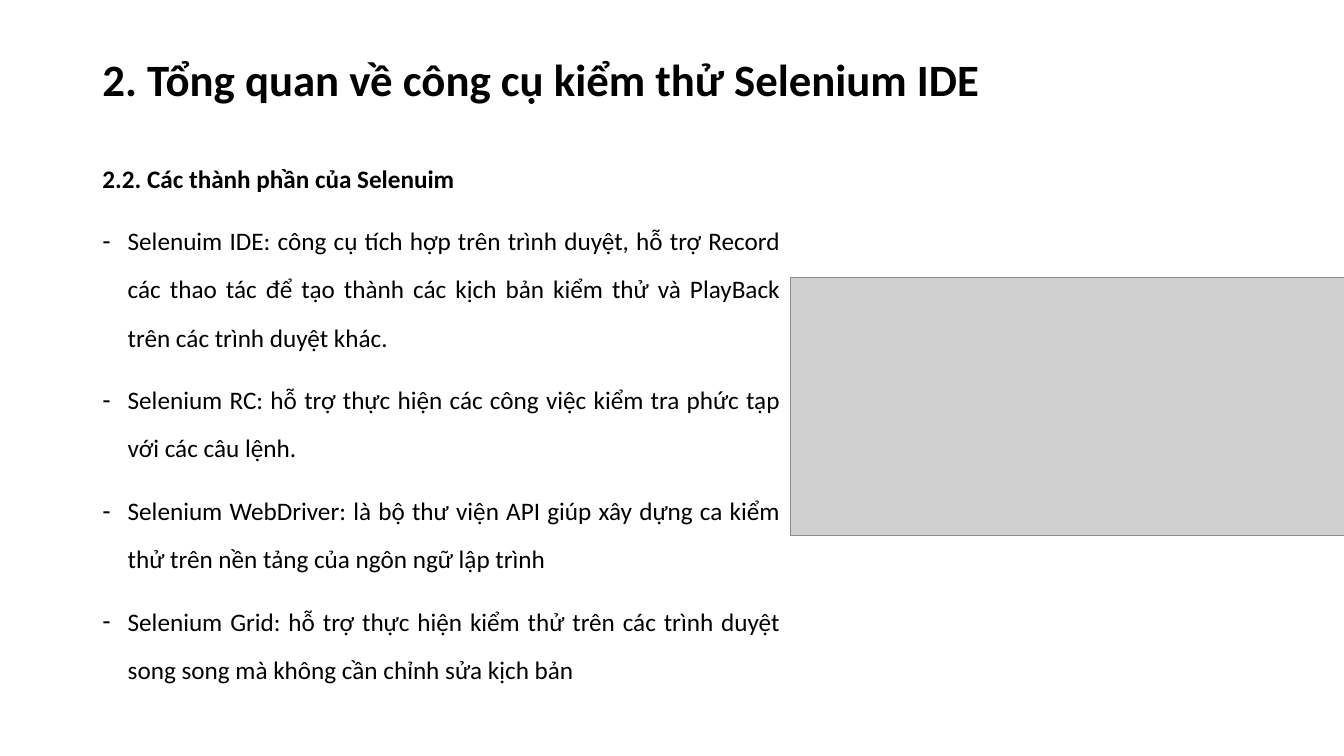
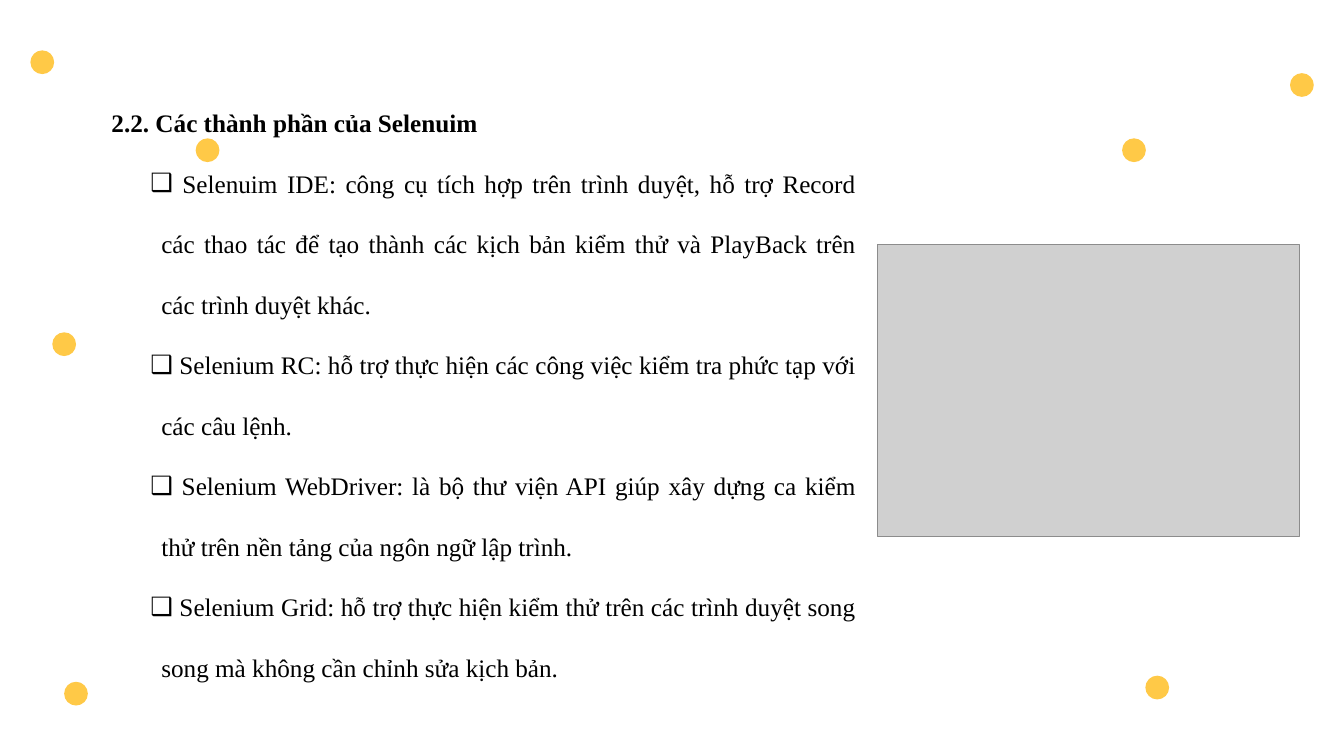
Before and after one commit to HoangNamBN/Tester, a slide deck: slide 6 of silde/SeleniumIDE.pptx (slide 5 before the commit). Drawn at 1344x756 pixels with LibreOffice and Linux fonts; fonts in the diff are those of the drawing; grey boxes stand for pictures. Boxes give left, top, right and bottom in pixels: in the first picture for what was removed or moved away, otherwise in the second. Text is boxed around its words. In the diff, an @@ line names an element or a change of style, - is before the commit and + after.

```diff
--- a/silde/SeleniumIDE.pptx
+++ b/silde/SeleniumIDE.pptx
@@ freeform shape added at (x1=29, y1=49, x2=54, y2=75), fill #FFC947 @@
@@ text "2.2. Các thành phần của ..." moved from (x1=102, y1=169, x2=780, y2=684) to (x1=111, y1=113, x2=856, y2=683) @@
@@ title removed at (x1=102, y1=61, x2=979, y2=104) @@
-2. Tổng quan về công cụ kiểm thử Selenium IDE
@@ freeform shape added at (x1=1290, y1=73, x2=1315, y2=98), fill #FFC947 @@
@@ text at (x1=111, y1=113, x2=856, y2=439): font Calibri to Times New Roman in "2.2. Các thành phần của Selenuim", "Selenuim IDE: công cụ tích hợp trên ...", "Selenium RC: hỗ trợ thực hiện các ..."; line spacing 1.6 to 2; less space between paragraphs; bullet - to ❑; list level 1 to 2 in "Selenuim IDE: công cụ tích ..."; list level 1 to 2 in "Selenium RC: hỗ trợ thực ..." @@
@@ freeform shape added at (x1=195, y1=137, x2=220, y2=162), fill #FFC947 @@
@@ freeform shape added at (x1=1121, y1=137, x2=1146, y2=162), fill #FFC947 @@
@@ picture resized from (x1=790, y1=277, x2=1344, y2=535) to (x1=878, y1=245, x2=1300, y2=536) @@
@@ freeform shape added at (x1=51, y1=332, x2=77, y2=357), fill #FFC947 @@
@@ text at (x1=161, y1=476, x2=856, y2=683): text changed; font Calibri to Times New Roman @@
-– Selenium WebDriver: là bộ thư viện API giúp xây dựng ca kiểm thử trên nền tảng của ngôn ngữ lập trình
-– Selenium Grid: hỗ trợ thực hiện kiểm thử trên các trình duyệt song song mà không cần chỉnh sửa kịch bản
+  ❑ Selenium WebDriver: là bộ thư viện API giúp xây dựng ca kiểm thử trên nền tảng của ngôn ngữ lập trình.
+  ❑ Selenium Grid: hỗ trợ thực hiện kiểm thử trên các trình duyệt song song mà không cần chỉnh sửa kịch bản.
@@ freeform shape added at (x1=64, y1=682, x2=89, y2=707), fill #FFC947 @@
@@ freeform shape added at (x1=1145, y1=676, x2=1171, y2=701), fill #FFC947 @@
```
Also in this commit, not shown: 5 other slides changed, 9 slides added, 6 other files.
